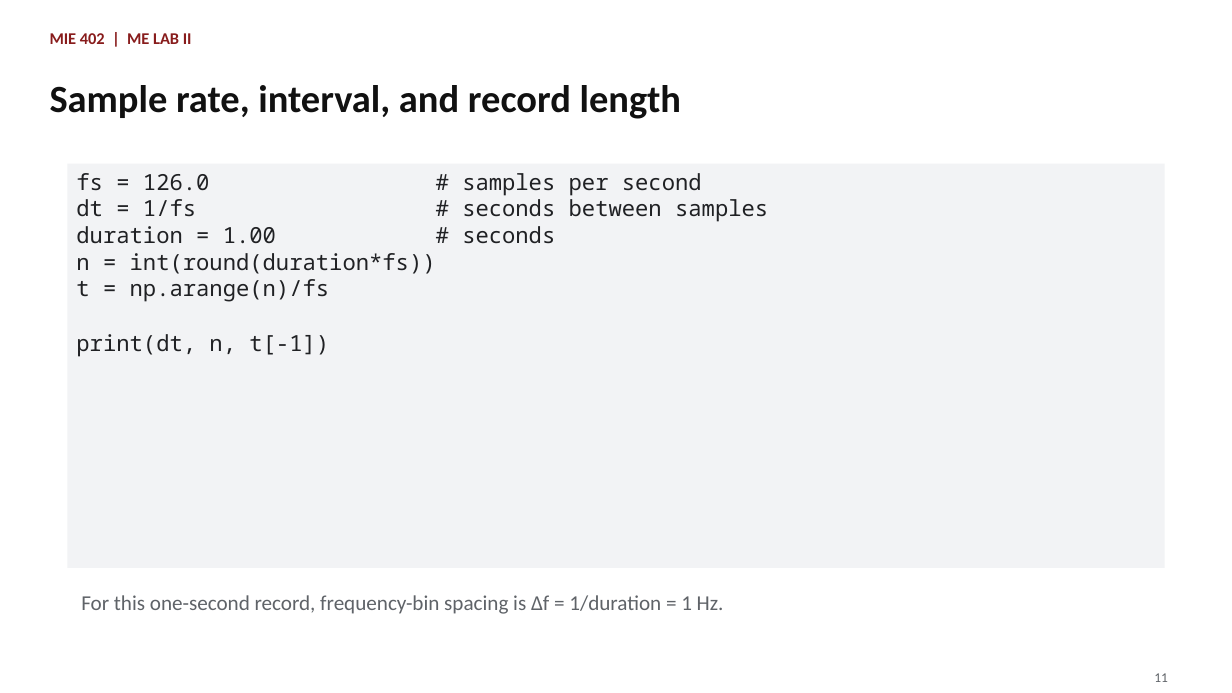
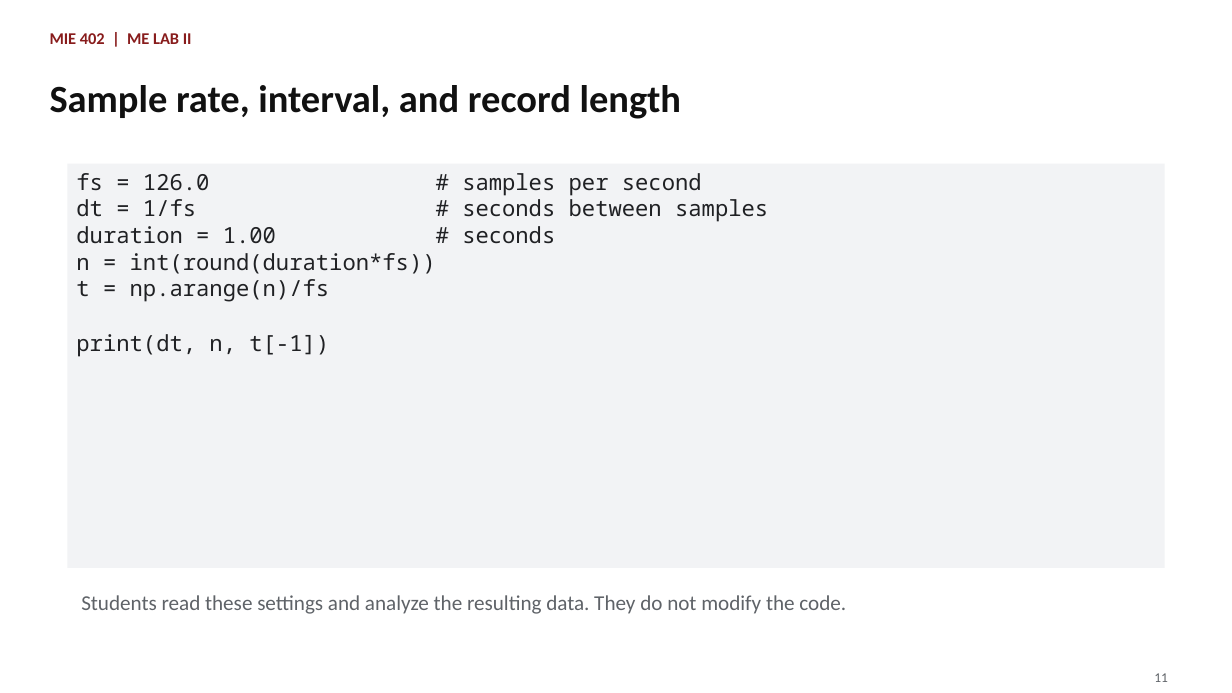
Before and after one commit to Ehsan-Roohi/MIE402-Lab, a slide deck: slide 11 of site/docs/MIE402_Lecture02_Sampling_Jupyter_PreLab1_Fall2026.pptx. Drawn at 1232x693 pixels with LibreOffice and Linux fonts; fonts in the diff are those of the drawing. Boxes give left, top, right and bottom in pixels: in the first picture for what was removed or moved away, otherwise in the second. Text is boxed around its words. In the diff, an @@ line names an element or a change of style, - is before the commit and + after.

Commit message:
Refocus Pre-Lab 1 on data analysis

```diff
--- a/site/docs/MIE402_Lecture02_Sampling_Jupyter_PreLab1_Fall2026.pptx
+++ b/site/docs/MIE402_Lecture02_Sampling_Jupyter_PreLab1_Fall2026.pptx
@@ text at (81, 595, 846, 614): text changed @@
-For this one-second record, frequency-bin spacing is Δf = 1/duration = 1 Hz.
+Students read these settings and analyze the resulting data. They do not modify the code.
```
Also in this commit, not shown: 4 other slides changed, 5 other files.
